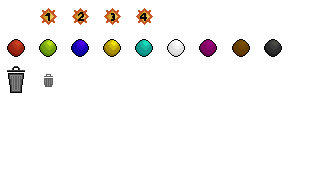
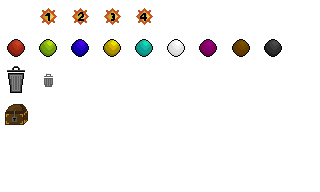
Layered file, before and after one edit (320x192). Changes by layer:
painted on "generic_icons.png" over [5, 104, 28, 125]
